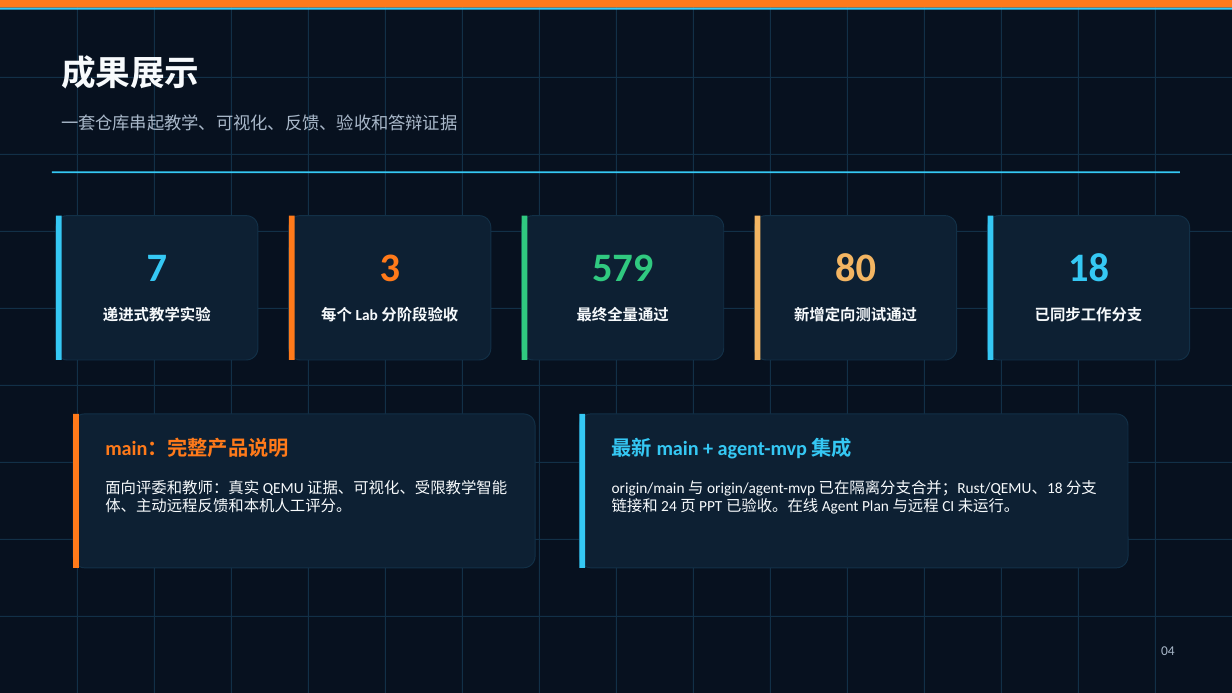
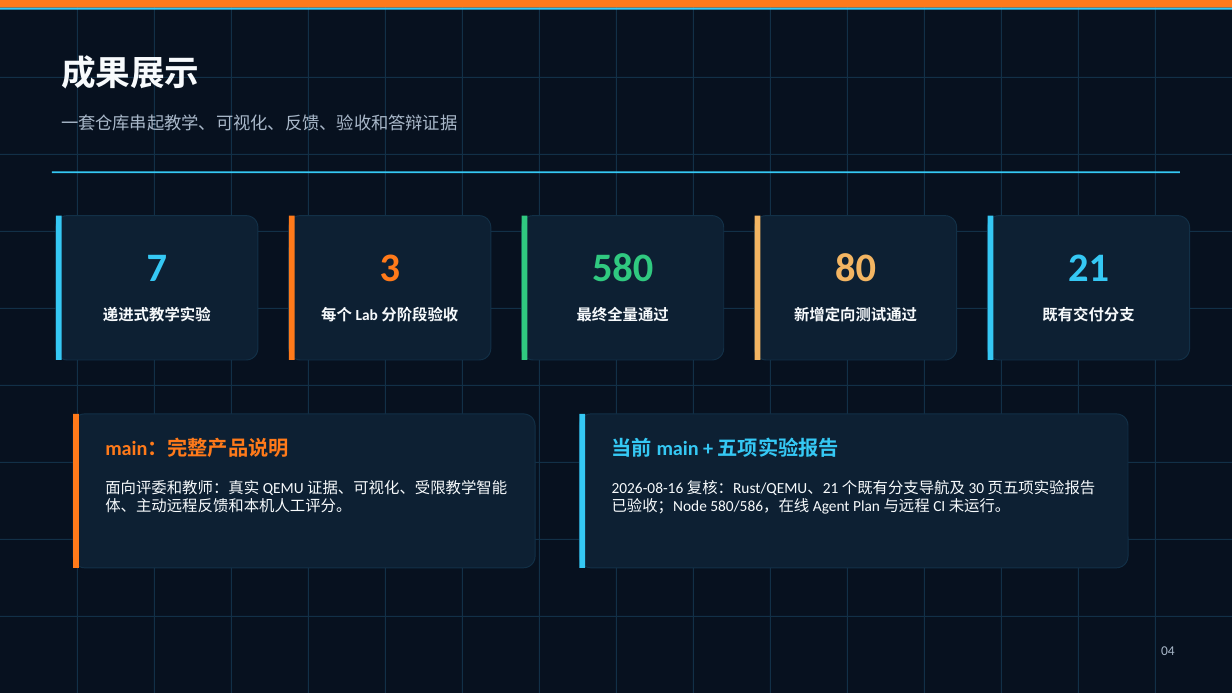
Before and after one commit to yicanzhang776-tech/os, a slide deck: slide 4 of docs/slides/AI-OS-Teaching-Defense-Final.pptx. Drawn at 1232x693 pixels with LibreOffice and Linux fonts; fonts in the diff are those of the drawing. Boxes give left, top, right and bottom in pixels: in the first picture for what was removed or moved away, otherwise in the second. Text is boxed around its words. In the diff, an @@ line names an element or a change of style, - is before the commit and + after.

```diff
--- a/docs/slides/AI-OS-Teaching-Defense-Final.pptx
+++ b/docs/slides/AI-OS-Teaching-Defense-Final.pptx
@@ text at (x1=592, y1=253, x2=653, y2=282): text changed @@
-579
+580
@@ text at (x1=1068, y1=254, x2=1109, y2=281): text changed @@
-18
+21
@@ text at (x1=1042, y1=307, x2=1134, y2=322): text changed @@
-已同步工作分支
+既有交付分支
@@ text at (x1=612, y1=437, x2=839, y2=457): text changed @@
-最新 main + agent-mvp 集成
+当前 main + 五项实验报告
@@ text at (x1=612, y1=480, x2=1096, y2=514): text changed @@
-origin/main 与 origin/agent-mvp 已在隔离分支合并；Rust/QEMU、18 分支链接和 24 页 PPT 已验收。在线 Agent Plan 与远程 CI 未运行。
+2026-08-16 复核：Rust/QEMU、21 个既有分支导航及 30 页五项实验报告已验收；Node 580/586，在线 Agent Plan 与远程 CI 未运行。
```
Also in this commit, not shown: 1 other slide changed, 8 other files.
